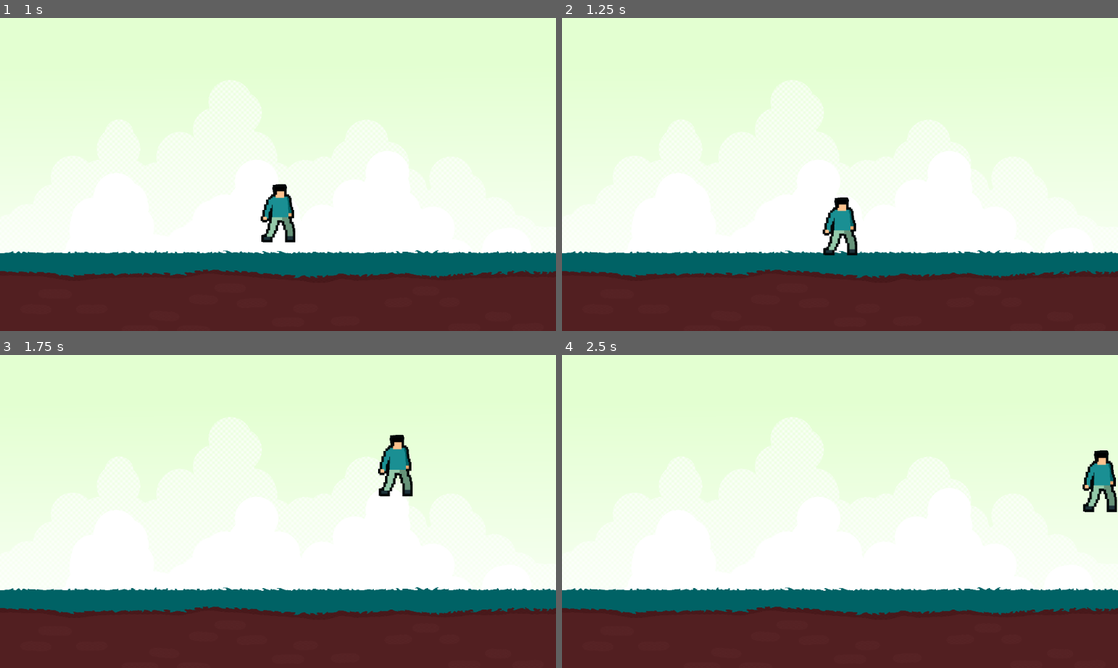
Above: before the commit, frames 1-4 (two rows, left to right).
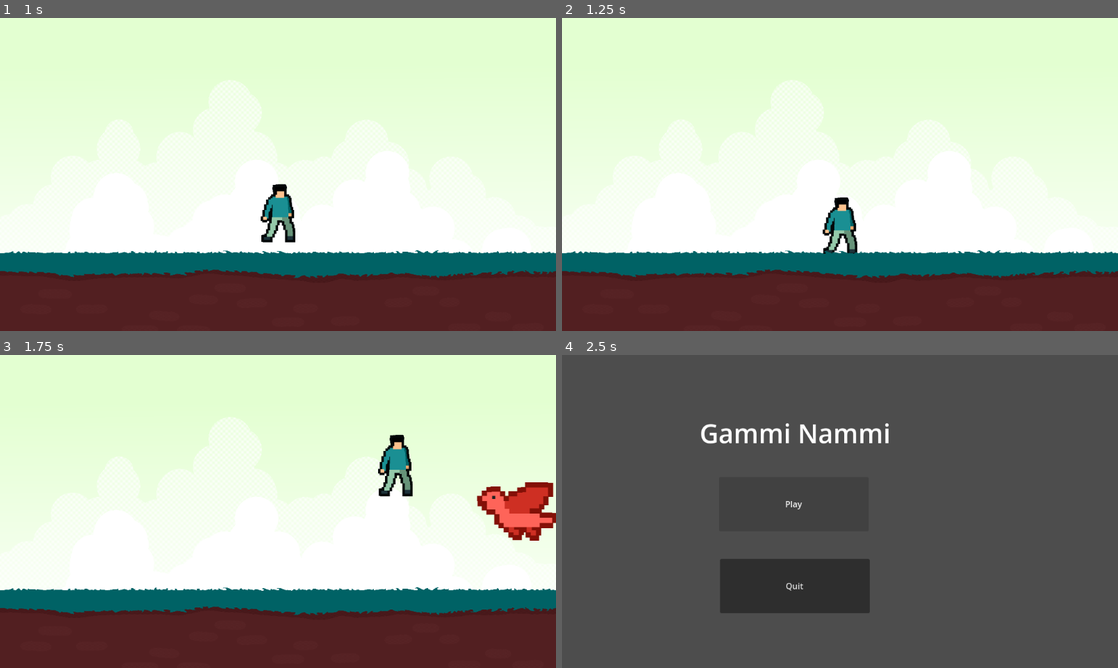
Above: after the commit, the same moments.

Repository: Galactic-Rift-Interactive/csce552-2d-game
Game: Godot game, scene res://scenes/title.tscn
Same seed, same stepped clock (60 frames per second), same inputs: the game is played once before the commit and once after it.
Inputs:
- Up to frame 1 (1 s): click "Play" at 0.5 s
- Up to frame 2 (1.25 s): no input
- Up to frame 3 (1.75 s): hold Right (move_right) from 1.28 s (still down); tap Up (jump) at 1.52 s
- Up to frame 4 (2.5 s): keep holding Right (move_right); tap Up (jump) at 2.27 s

Frame 1 is identical in both runs. In frame 2, less than 0.1% of the frame differs, in the area x 47-54%, y 74-76%; in frame 3, 1.8%; in frame 4, 100%, in the area x 0-100%, y 0-100%.

Commit message:
more spawners

Diff:
--- a/game/scenes/level.tscn
+++ b/game/scenes/level.tscn
@@ -9,6 +9,8 @@
 [ext_resource type="Texture2D" uid="uid://brcoesfwufabk" path="res://art/player/idle/5.png" id="5_n2apx"]
 [ext_resource type="Texture2D" uid="uid://co874m7e2i8ee" path="res://art/player/idle/6.png" id="6_uqmpw"]
 [ext_resource type="Texture2D" uid="uid://7nvbn6s7solt" path="res://art/ground.png" id="8_l1bk7"]
+[ext_resource type="Script" path="res://scripts/obstacleSpawner.gd" id="10_jc5i5"]
+[ext_resource type="PackedScene" uid="uid://o8778phqp60m" path="res://scenes/obstacle.tscn" id="11_cvnrv"]
 
 [sub_resource type="SpriteFrames" id="SpriteFrames_beeul"]
 animations = [{
@@ -21,28 +23,8 @@
 "speed": 5.0
 }]
 
-[sub_resource type="PhysicsMaterial" id="PhysicsMaterial_45ftk"]
-friction = 0.5
-
-[sub_resource type="RectangleShape2D" id="RectangleShape2D_skt4b"]
-size = Vector2(2272.07, 284.684)
-
-[sub_resource type="RectangleShape2D" id="RectangleShape2D_1untl"]
-size = Vector2(24.5, 464)
-
-[sub_resource type="RectangleShape2D" id="RectangleShape2D_8kiwf"]
-size = Vector2(41, 464)
-
-[sub_resource type="SpriteFrames" id="SpriteFrames_hovsp"]
-animations = [{
-"frames": [{
-"duration": 1.0,
-"texture": ExtResource("8_l1bk7")
-}],
-"loop": true,
-"name": &"ground",
-"speed": 5.0
-}]
+[sub_resource type="RectangleShape2D" id="RectangleShape2D_ow6s7"]
+size = Vector2(67, 119)
 
 [sub_resource type="SpriteFrames" id="SpriteFrames_gjcum"]
 animations = [{
@@ -70,8 +52,28 @@
 "speed": 5.0
 }]
 
-[sub_resource type="RectangleShape2D" id="RectangleShape2D_ow6s7"]
-size = Vector2(67, 119)
+[sub_resource type="PhysicsMaterial" id="PhysicsMaterial_45ftk"]
+friction = 0.0
+
+[sub_resource type="RectangleShape2D" id="RectangleShape2D_skt4b"]
+size = Vector2(2272.07, 284.684)
+
+[sub_resource type="RectangleShape2D" id="RectangleShape2D_1untl"]
+size = Vector2(24.5, 464)
+
+[sub_resource type="RectangleShape2D" id="RectangleShape2D_8kiwf"]
+size = Vector2(41, 464)
+
+[sub_resource type="SpriteFrames" id="SpriteFrames_hovsp"]
+animations = [{
+"frames": [{
+"duration": 1.0,
+"texture": ExtResource("8_l1bk7")
+}],
+"loop": true,
+"name": &"ground",
+"speed": 5.0
+}]
 
 [node name="Level" type="Node2D"]
 
@@ -79,6 +81,26 @@
 position = Vector2(533, 300)
 scale = Vector2(0.555, 0.555)
 sprite_frames = SubResource("SpriteFrames_beeul")
+
+[node name="Player" type="CharacterBody2D" parent="."]
+position = Vector2(533, 100)
+script = ExtResource("2_vfx3q")
+metadata/_edit_group_ = true
+
+[node name="CollisionShape2D" type="CollisionShape2D" parent="Player"]
+position = Vector2(0.5, -0.5)
+shape = SubResource("RectangleShape2D_ow6s7")
+
+[node name="AnimatedSprite2D" type="AnimatedSprite2D" parent="Player"]
+scale = Vector2(0.6, 0.6)
+sprite_frames = SubResource("SpriteFrames_gjcum")
+animation = &"idle"
+
+[node name="Area2D" type="Area2D" parent="Player"]
+
+[node name="CollisionShape2D" type="CollisionShape2D" parent="Player/Area2D"]
+position = Vector2(1, -1)
+shape = SubResource("RectangleShape2D_ow6s7")
 
 [node name="Borders" type="StaticBody2D" parent="."]
 physics_material_override = SubResource("PhysicsMaterial_45ftk")
@@ -103,16 +125,21 @@
 sprite_frames = SubResource("SpriteFrames_hovsp")
 animation = &"ground"
 
-[node name="Player" type="CharacterBody2D" parent="."]
-position = Vector2(533, 100)
-script = ExtResource("2_vfx3q")
+[node name="ObstacleSpawner" type="Node2D" parent="."]
+script = ExtResource("10_jc5i5")
+obstacle_scene = ExtResource("11_cvnrv")
 metadata/_edit_group_ = true
 
-[node name="AnimatedSprite2D" type="AnimatedSprite2D" parent="Player"]
-scale = Vector2(0.6, 0.6)
-sprite_frames = SubResource("SpriteFrames_gjcum")
-animation = &"idle"
+[node name="BottomSpawner" type="Node2D" parent="ObstacleSpawner"]
+position = Vector2(1066, 400)
 
-[node name="CollisionShape2D" type="CollisionShape2D" parent="Player"]
-position = Vector2(0.5, -0.5)
-shape = SubResource("RectangleShape2D_ow6s7")
+[node name="MiddleSpawner" type="Node2D" parent="ObstacleSpawner"]
+position = Vector2(1066, 300)
+
+[node name="TopSpawner" type="Node2D" parent="ObstacleSpawner"]
+position = Vector2(1066, 200)
+
+[node name="ObstacleSpawnTimer" type="Timer" parent="ObstacleSpawner"]
+
+[connection signal="body_entered" from="Player/Area2D" to="Player" method="_on_area_2d_body_entered"]
+[connection signal="timeout" from="ObstacleSpawner/ObstacleSpawnTimer" to="ObstacleSpawner" method="_on_obstacle_spawn_timer_timeout"]
--- /dev/null
+++ b/game/scenes/obstacle.tscn
@@ -0,0 +1,66 @@
+[gd_scene load_steps=10 format=3 uid="uid://o8778phqp60m"]
+
+[ext_resource type="Script" path="res://scripts/obstacle.gd" id="1_01tey"]
+[ext_resource type="Texture2D" uid="uid://cat1v4ji6t5a4" path="res://art/obstacles/bird/1.png" id="1_eh6bg"]
+[ext_resource type="Texture2D" uid="uid://f4myrublkdte" path="res://art/obstacles/bird/2.png" id="2_bfwoc"]
+[ext_resource type="Texture2D" uid="uid://buafknkrdi5ga" path="res://art/obstacles/bird/3.png" id="3_f7eiv"]
+[ext_resource type="Texture2D" uid="uid://b03r5pqmrvy1" path="res://art/obstacles/bird/4.png" id="4_c451b"]
+[ext_resource type="Texture2D" uid="uid://di81uqui6g5tj" path="res://art/obstacles/crate/1.png" id="5_mko54"]
+[ext_resource type="Texture2D" uid="uid://dgntvwlna588m" path="res://art/obstacles/spike/1.png" id="6_h7rkf"]
+
+[sub_resource type="SpriteFrames" id="SpriteFrames_bnc0l"]
+animations = [{
+"frames": [{
+"duration": 1.0,
+"texture": ExtResource("1_eh6bg")
+}, {
+"duration": 1.0,
+"texture": ExtResource("2_bfwoc")
+}, {
+"duration": 1.0,
+"texture": ExtResource("3_f7eiv")
+}, {
+"duration": 1.0,
+"texture": ExtResource("4_c451b")
+}],
+"loop": true,
+"name": &"bird",
+"speed": 5.0
+}, {
+"frames": [{
+"duration": 1.0,
+"texture": ExtResource("5_mko54")
+}],
+"loop": true,
+"name": &"crate",
+"speed": 5.0
+}, {
+"frames": [{
+"duration": 1.0,
+"texture": ExtResource("6_h7rkf")
+}],
+"loop": true,
+"name": &"spike",
+"speed": 5.0
+}]
+
+[sub_resource type="RectangleShape2D" id="RectangleShape2D_vrtsc"]
+size = Vector2(129, 119)
+
+[node name="Obstacle" type="RigidBody2D"]
+collision_mask = 0
+gravity_scale = 0.0
+script = ExtResource("1_01tey")
+metadata/_edit_group_ = true
+
+[node name="AnimatedSprite2D" type="AnimatedSprite2D" parent="."]
+sprite_frames = SubResource("SpriteFrames_bnc0l")
+animation = &"bird"
+
+[node name="CollisionShape2D" type="CollisionShape2D" parent="."]
+position = Vector2(0.5, 0.5)
+shape = SubResource("RectangleShape2D_vrtsc")
+
+[node name="VisibleOnScreenNotifier2D" type="VisibleOnScreenNotifier2D" parent="."]
+
+[connection signal="screen_exited" from="VisibleOnScreenNotifier2D" to="." method="_on_visible_on_screen_notifier_2d_screen_exited"]
--- /dev/null
+++ b/game/scripts/obstacle.gd
@@ -0,0 +1,8 @@
+extends RigidBody2D
+
+func _ready():
+	$AnimatedSprite2D.play()
+
+
+func _on_visible_on_screen_notifier_2d_screen_exited():
+	queue_free()
--- /dev/null
+++ b/game/scripts/obstacleSpawner.gd
@@ -0,0 +1,43 @@
+extends Node2D
+
+@export var obstacle_scene: PackedScene
+@export var obstacle_speed = 500
+
+enum SpawnLocations {
+	TOP,
+	MIDDLE,
+	BOTTOM
+}
+
+# Called when the node enters the scene tree for the first time.
+func _ready():
+	$ObstacleSpawnTimer.start()
+
+func _on_obstacle_spawn_timer_timeout():
+	var obstacle = obstacle_scene.instantiate()
+	var obstacle_sprite = obstacle.get_node("AnimatedSprite2D")
+	var spawn_location = $BottomSpawner
+
+	var random_spawner = randi() % 3
+	if random_spawner == SpawnLocations.BOTTOM:
+		# Originally it was just randi() % 2 and if it's == 0 or 1
+		# but for some reason you'd sometimes just only get one
+		# sprite so changed to a larger range
+		var crate_or_spike = randi() % 10
+		if crate_or_spike >= 5:
+			obstacle_sprite.animation = "crate"
+		else:
+			obstacle_sprite.animation = "spike"
+	elif random_spawner == SpawnLocations.MIDDLE:
+		spawn_location = $MiddleSpawner
+		obstacle_sprite.animation = "bird"
+	else:
+		spawn_location = $TopSpawner
+		obstacle_sprite.animation = "bird"
+
+	obstacle_sprite.flip_h = true
+
+	obstacle.position = spawn_location.position
+	obstacle.linear_velocity = Vector2(-obstacle_speed, 0)
+
+	add_child(obstacle)
--- a/game/scripts/player.gd
+++ b/game/scripts/player.gd
@@ -10,17 +10,20 @@
 	pass
 
 func _physics_process(delta):
+	var sprite = $AnimatedSprite2D
+
 	velocity.x = 0
 	if Input.is_action_pressed("move_right"):
 		velocity.x = speed
+		sprite.flip_h = false
 	elif Input.is_action_pressed("move_left"):
 		velocity.x = -speed
+		sprite.flip_h = true
 
 	if Input.is_action_pressed("jump"):
 		if is_on_floor():
 			velocity.y = -jump_strength
 
-	var sprite = $AnimatedSprite2D
 	if velocity.x == 0:
 		sprite.animation = "idle"
 		sprite.play()
@@ -29,3 +32,12 @@
 
 	velocity.y += gravity * delta
 	move_and_slide()
+
+func _on_area_2d_body_entered(body):
+	# This is because of some janky stuff I did with the nodes for
+	# the player scene. It's a CharacterBody2D which makes dealing
+	# with movements super easy but hard to detect collisions so I
+	# had to add an Area2D as a child with it's own collision.
+	if body.get_name() == "Player":
+		return
+	get_tree().change_scene_to_file("res://scenes/title.tscn")
--- a/game/scripts/title.gd
+++ b/game/scripts/title.gd
@@ -1,7 +1,7 @@
 extends Node2D
 
 func _on_play_pressed(): # Play button is pressed on the main title screen
-	get_tree().change_scene_to_file("res://Scenes/level.tscn")
+	get_tree().change_scene_to_file("res://scenes/level.tscn")
 
 func _on_quit_pressed(): # Quit button is pressed on the main title screen
 	get_tree().quit()
Binary file added: game/art/obstacles/bird/1.png
Not shown, added: game/art/obstacles/bird/1.png.import
Binary file added: game/art/obstacles/bird/2.png
Not shown, changed: game/art/obstacles/bird/2.png.import
Binary file added: game/art/obstacles/bird/3.png
Not shown, changed: game/art/obstacles/bird/3.png.import
Binary file added: game/art/obstacles/bird/4.png
Not shown, added: game/art/obstacles/bird/4.png.import
Renamed: game/art/obstacles/Bird_thing_Spritesheet.png -> game/art/obstacles/bird/Bird_thing_Spritesheet.png
Not shown, changed: game/art/obstacles/bird/Bird_thing_Spritesheet.png.import
Binary file added: game/art/obstacles/crate/1.png
Not shown, added: game/art/obstacles/crate/1.png.import
(and 5 more such lines)
